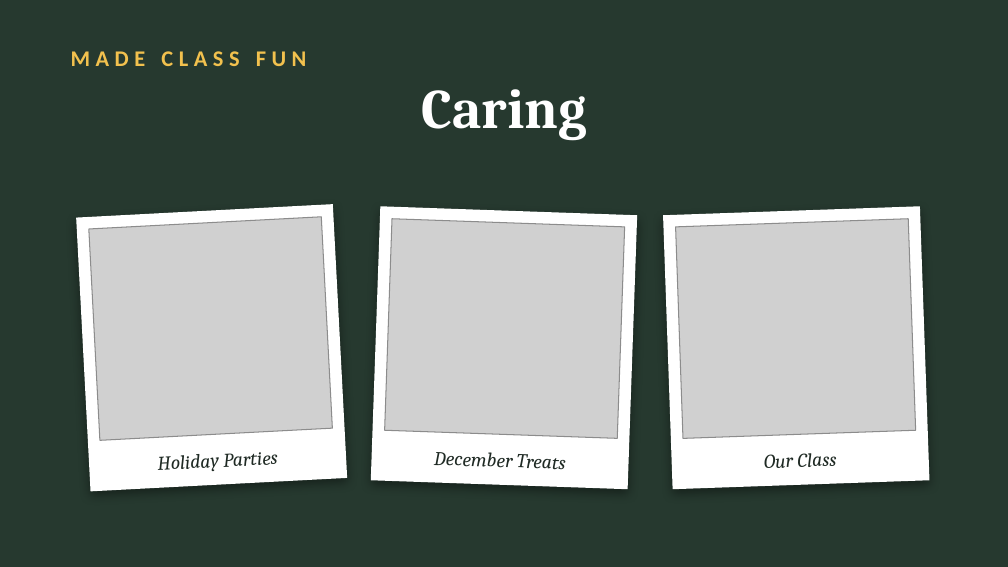
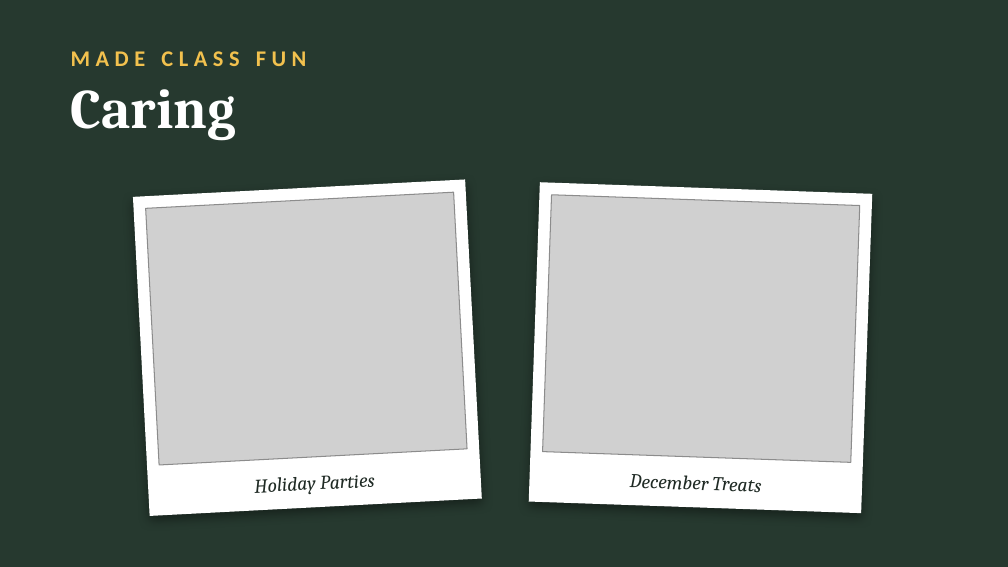
Before and after one commit to orangejack9christian/Claude-etc, a slide deck: slide 3 of tribute-speech/Tribute_Speech_Mrs_Teske.pptx. Drawn at 1008x567 pixels with LibreOffice and Linux fonts; fonts in the diff are those of the drawing; grey boxes stand for pictures. Boxes give left, top, right and bottom in pixels: in the first picture for what was removed or moved away, otherwise in the second. Text is boxed around its words. In the diff, an @@ line names an element or a change of style, - is before the commit and + after.

```diff
--- a/tribute-speech/Tribute_Speech_Mrs_Teske.pptx
+++ b/tribute-speech/Tribute_Speech_Mrs_Teske.pptx
@@ title "Caring" at [71, 89, 236, 141]: alignment centre to left @@
@@ rectangle: place and size @@
-rectangle at [76, 204, 347, 491]
+rectangle at [133, 179, 482, 516]
@@ picture: place and size @@
-picture at [89, 217, 333, 440]
+picture at [146, 193, 467, 466]
@@ rectangle: place and size @@
-rectangle at [371, 206, 638, 489]
+rectangle at [529, 182, 872, 513]
@@ picture added at [543, 195, 860, 463] @@
@@ rectangle removed at [663, 206, 929, 489] @@
@@ picture removed at [384, 219, 625, 438] @@
@@ picture removed at [676, 219, 916, 438] @@
@@ text "Holiday Parties": place and size @@
-text "Holiday Parties" at [158, 452, 278, 471]
+text "Holiday Parties" at [255, 475, 374, 494]
@@ text "December Treats": place and size @@
-text "December Treats" at [434, 452, 566, 470]
+text "December Treats" at [630, 474, 761, 493]
@@ text removed at [764, 453, 837, 468] @@
-Our Class
```
Also in this commit, not shown: 5 other slides changed, 2 other files.
